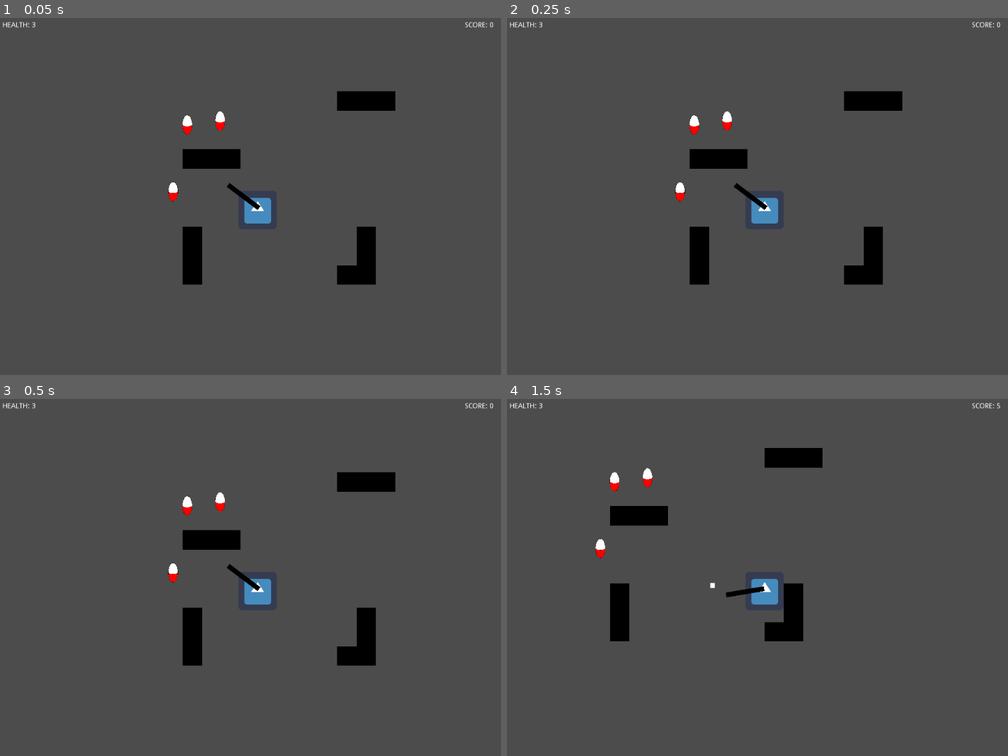
Above: before the commit, frames 1-4 (two rows, left to right).
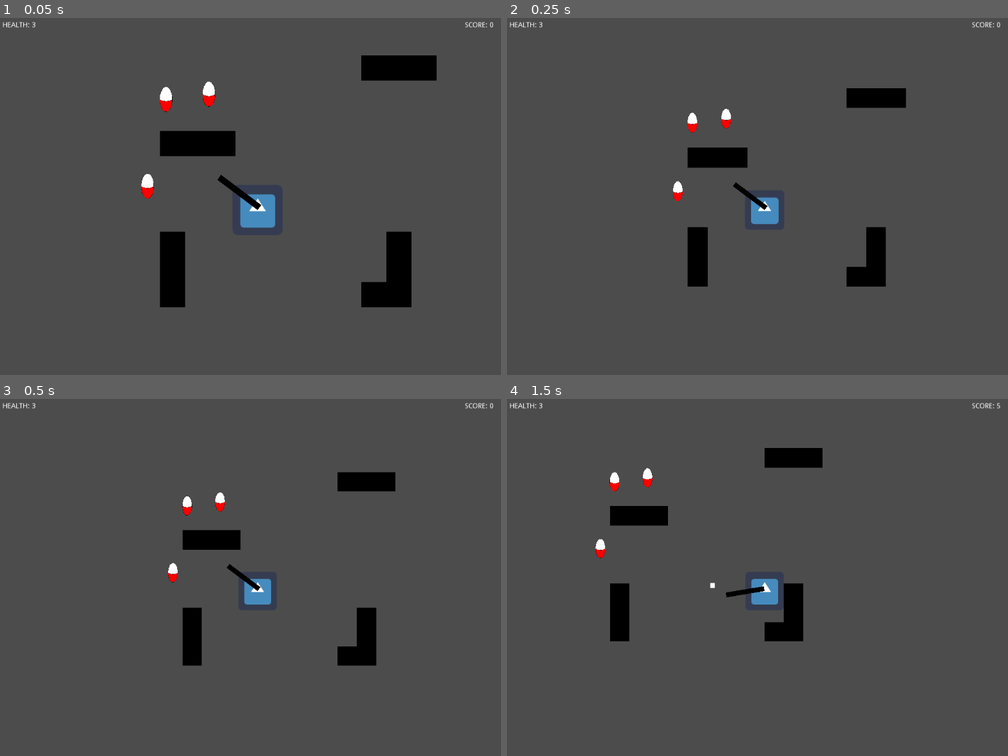
Above: after the commit, the same moments.

Repository: Develarooio/hoho-ohno
Game: Godot game, scene res://Levels/ClaytonTestLevel.tscn
The game is run twice, just before and just after one commit, with the same random seed, the same clock (stepped at 60 frames per second) and the same inputs. The project has no main scene, so this scene is started directly. The engine's default icon, where the game draws it, is replaced by a stand-in: a white triangle on a blue panel in a dark square.
Inputs (mouse positions are in pixels of both pictures, inside the frame that each line leads up to):
- Up to frame 1 (0.05 s): no input
- Up to frame 2 (0.25 s): no input
- Up to frame 3 (0.5 s): no input
- Up to frame 4 (1.5 s): move the mouse to (877, 570) at 0.52 s; hold D (right) 0.53-1.28 s; tap Space (dash) at 0.6 s; move the mouse to (662, 609) at 1.27 s; hold S (down) from 1.28 s (still down); click (662, 609) at 1.35 s

The runs differ from the first frame. In frame 1, 7.9% of the frame differs, in the area x 28-88%, y 10-82%; in frame 2, 1.1%; in frame 3, 0.1%; in frame 4, nothing differs.

Commit message:
smooth camera a bit

Diff:
--- a/Player/Camera2D.gd
+++ b/Player/Camera2D.gd
@@ -1,6 +1,14 @@
 extends Camera2D
+
+var smooth_zoom = 1
+var target_zoom = 1
+
+const ZOOM_SPEED = 10
 
 func _process(delta):
 	var insanity = (float(GAME_STATE.insanity)/100 + .6)
-	zoom.x = 1/insanity
-	zoom.y = 1/insanity
+	target_zoom = 1/insanity
+
+	smooth_zoom = lerp(smooth_zoom, target_zoom, ZOOM_SPEED * delta)
+	if smooth_zoom != target_zoom:
+		set_zoom(Vector2(smooth_zoom, smooth_zoom))
